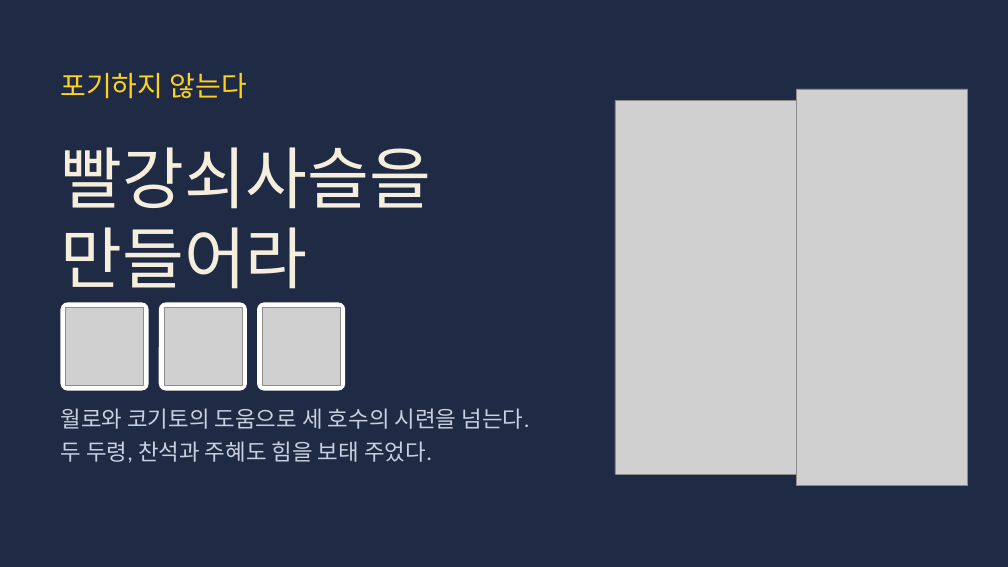
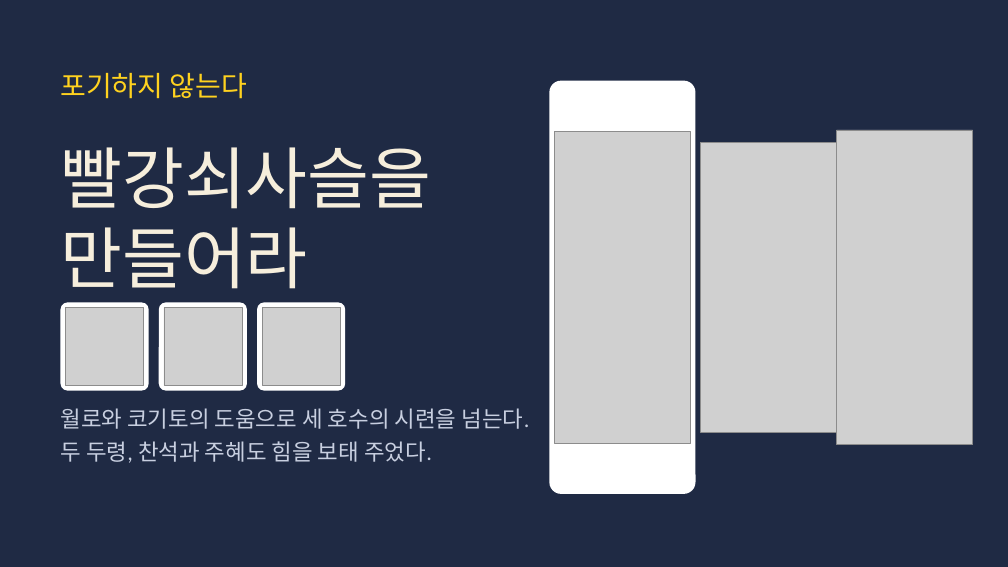
Before and after one commit to choivoo/-, a slide deck: slide 68 of 레전드_히스이_대모험_주거와도시.pptx. Drawn at 1008x567 pixels with LibreOffice and Linux fonts; fonts in the diff are those of the drawing; grey boxes stand for pictures. Boxes give left, top, right and bottom in pixels: in the first picture for what was removed or moved away, otherwise in the second. Text is boxed around its words. In the diff, an @@ line names an element or a change of style, - is before the commit and + after.

```diff
--- a/레전드_히스이_대모험_주거와도시.pptx
+++ b/레전드_히스이_대모험_주거와도시.pptx
@@ rounded rectangle added at bbox=[549, 81, 696, 494], fill #FFFFFF @@
@@ picture added at bbox=[554, 132, 690, 443] @@
@@ picture: place and size @@
-picture at bbox=[615, 101, 796, 474]
+picture at bbox=[701, 142, 842, 432]
@@ picture: place and size @@
-picture at bbox=[796, 89, 968, 486]
+picture at bbox=[837, 130, 973, 445]
```
Also in this commit, not shown: 3 other slides changed.
